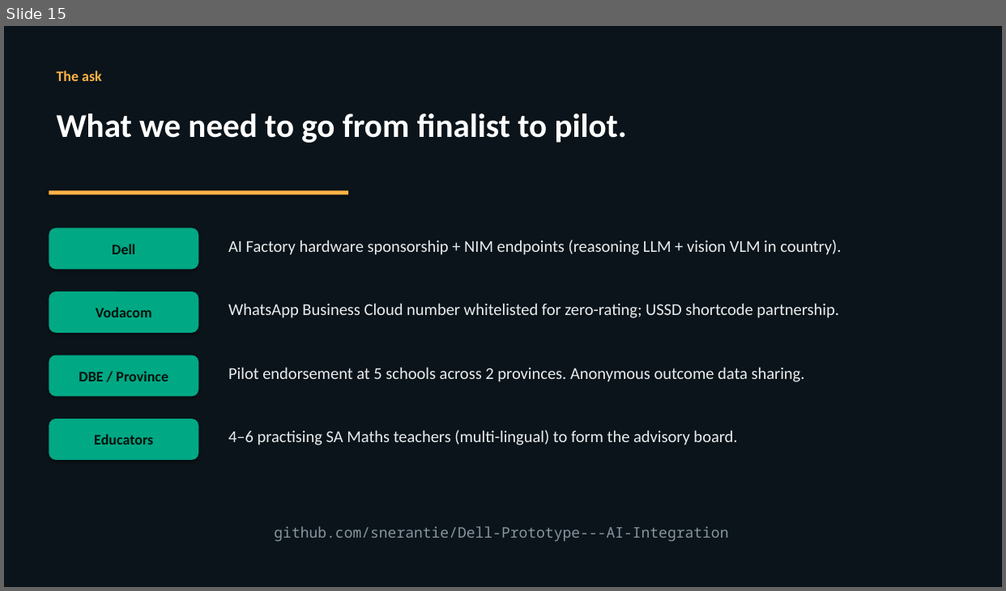
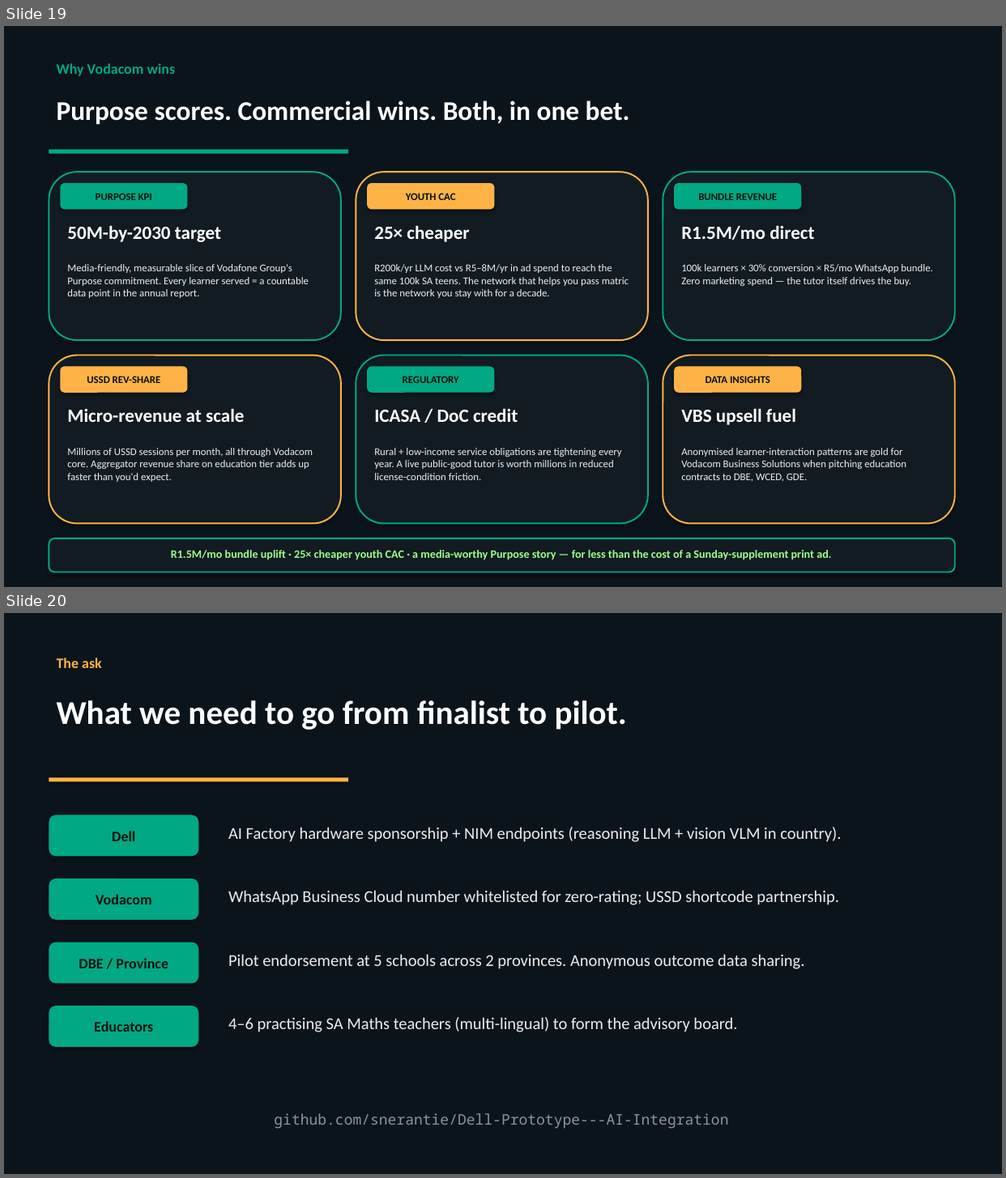
Before and after one commit to snerantie/Dell-Prototype---AI-Integration, a slide deck: pitch/AI_Tutor_Pitch.pptx. Shown one above the other, each under a label of ours: slide 15 before the commit, slides 19 and 20 after it. The pictures are 1006x591 and 1006x1178 pixels, drawn with LibreOffice and Linux fonts; fonts in the diff are those of the drawing. Boxes give left, top, right and bottom in pixels: in the first picture for what was removed or moved away, otherwise in the second. Text is boxed around its words. In the diff, an @@ line names an element or a change of style, - is before the commit and + after.

Commit message:
feat(pitch): add Economics, Model Stack, Cybersecurity, Integration, Vodacom Wins slides + soften Zero-rated wording

```diff
--- a/pitch/AI_Tutor_Pitch.pptx
+++ b/pitch/AI_Tutor_Pitch.pptx
@@ slide 19 added at (4, 26, 1002, 587), background #0B141A @@
@@ text added at (57, 63, 176, 76), 14 pt, text #00A884, bold @@
+Why Vodacom wins
@@ text added at (57, 101, 630, 125), 26 pt, text #FFFFFF, bold @@
+Purpose scores. Commercial wins. Both, in one bet.
@@ rectangle added at (49, 149, 348, 154), fill #00A884 @@
@@ rounded rectangle added at (49, 172, 341, 340), fill #111B21, outline #00A884 1.5 pt @@
@@ rounded rectangle added at (60, 183, 187, 209), fill #00A884, 10 pt, text #03110D, bold @@
+PURPOSE KPI
@@ rounded rectangle added at (356, 172, 648, 340), fill #111B21, outline #FFB347 1.5 pt @@
@@ rounded rectangle added at (367, 183, 494, 209), fill #FFB347, 10 pt, text #03110D, bold @@
+YOUTH CAC
@@ rounded rectangle added at (663, 172, 955, 340), fill #111B21, outline #00A884 1.5 pt @@
@@ rounded rectangle added at (674, 183, 801, 209), fill #00A884, 10 pt, text #03110D, bold @@
+BUNDLE REVENUE
@@ text added at (67, 225, 221, 242), 18 pt, text #FFFFFF, bold @@
+50M-by-2030 target
@@ text added at (374, 225, 469, 242), 18 pt, text #FFFFFF, bold @@
+25× cheaper
@@ text added at (681, 225, 814, 240), 18 pt, text #FFFFFF, bold @@
+R1.5M/mo direct
@@ text added at (67, 264, 309, 298), 10 pt, text #E9EDEF @@
+Media-friendly, measurable slice of Vodafone Group's Purpose commitment. Every learner served = a countable data point in the annual report.
@@ text added at (374, 264, 629, 298), 10 pt, text #E9EDEF @@
+R200k/yr LLM cost vs R5–8M/yr in ad spend to reach the same 100k SA teens. The network that helps you pass matric is the network you stay with for a decade.
@@ text added at (681, 264, 932, 286), 10 pt, text #E9EDEF @@
+100k learners × 30% conversion × R5/mo WhatsApp bundle. Zero marketing spend — the tutor itself drives the buy.
@@ rounded rectangle added at (49, 356, 341, 524), fill #111B21, outline #FFB347 1.5 pt @@
@@ rounded rectangle added at (356, 356, 648, 524), fill #111B21, outline #00A884 1.5 pt @@
@@ rounded rectangle added at (663, 356, 955, 524), fill #111B21, outline #FFB347 1.5 pt @@
@@ rounded rectangle added at (60, 367, 187, 393), fill #FFB347, 10 pt, text #03110D, bold @@
+USSD REV-SHARE
@@ rounded rectangle added at (367, 367, 494, 393), fill #00A884, 10 pt, text #03110D, bold @@
+REGULATORY
@@ rounded rectangle added at (674, 367, 801, 393), fill #FFB347, 10 pt, text #03110D, bold @@
+DATA INSIGHTS
@@ text added at (67, 408, 244, 422), 18 pt, text #FFFFFF, bold @@
+Micro-revenue at scale
@@ text added at (374, 408, 518, 422), 18 pt, text #FFFFFF, bold @@
+ICASA / DoC credit
@@ text added at (681, 408, 796, 425), 18 pt, text #FFFFFF, bold @@
+VBS upsell fuel
@@ text added at (67, 448, 313, 482), 10 pt, text #E9EDEF @@
+Millions of USSD sessions per month, all through Vodacom core. Aggregator revenue share on education tier adds up faster than you'd expect.
@@ text added at (374, 448, 622, 480), 10 pt, text #E9EDEF @@
+Rural + low-income service obligations are tightening every year. A live public-good tutor is worth millions in reduced license-condition friction.
@@ text added at (681, 448, 906, 481), 10 pt, text #E9EDEF @@
+Anonymised learner-interaction patterns are gold for Vodacom Business Solutions when pitching education contracts to DBE, WCED, GDE.
@@ rounded rectangle added at (49, 539, 955, 573), fill #111B21, outline #00A884 1.5 pt @@
@@ text added at (171, 550, 831, 561), 11 pt, text #9CFF8C, bold @@
+R1.5M/mo bundle uplift · 25× cheaper youth CAC · a media-worthy Purpose story — for less than the cost of a Sunday-supplement print ad.
@@ what was slide 15 is now slide 20 @@
```
Also in this commit, not shown: 4 slides changed, 4 other slides added, 1 other file.
